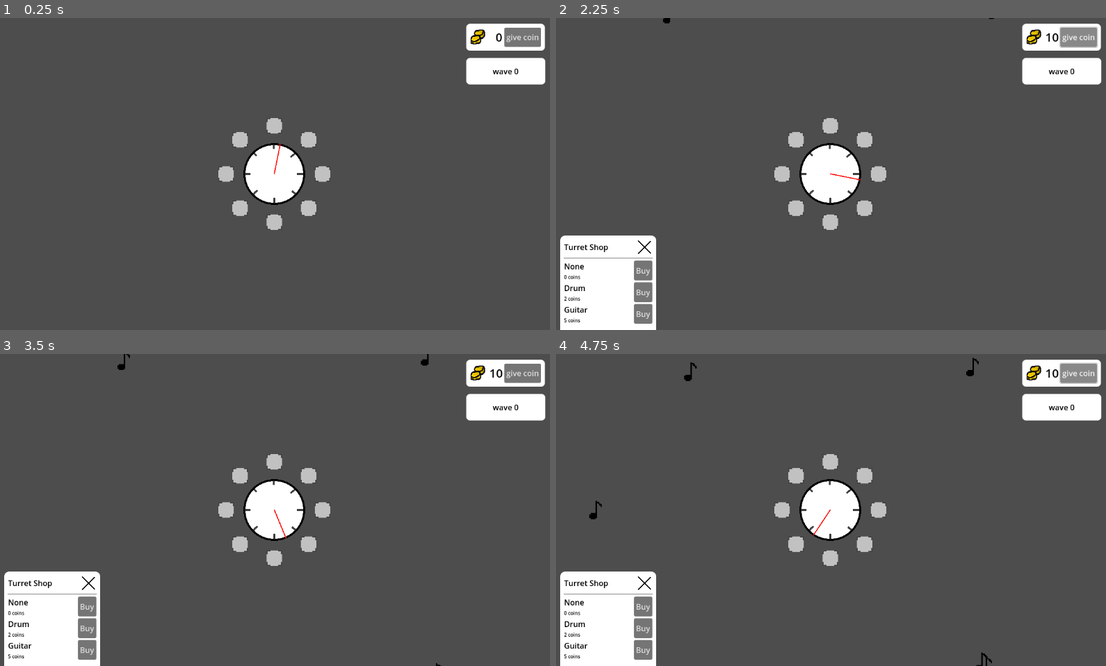
Above: before the commit, frames 1-4 (two rows, left to right).
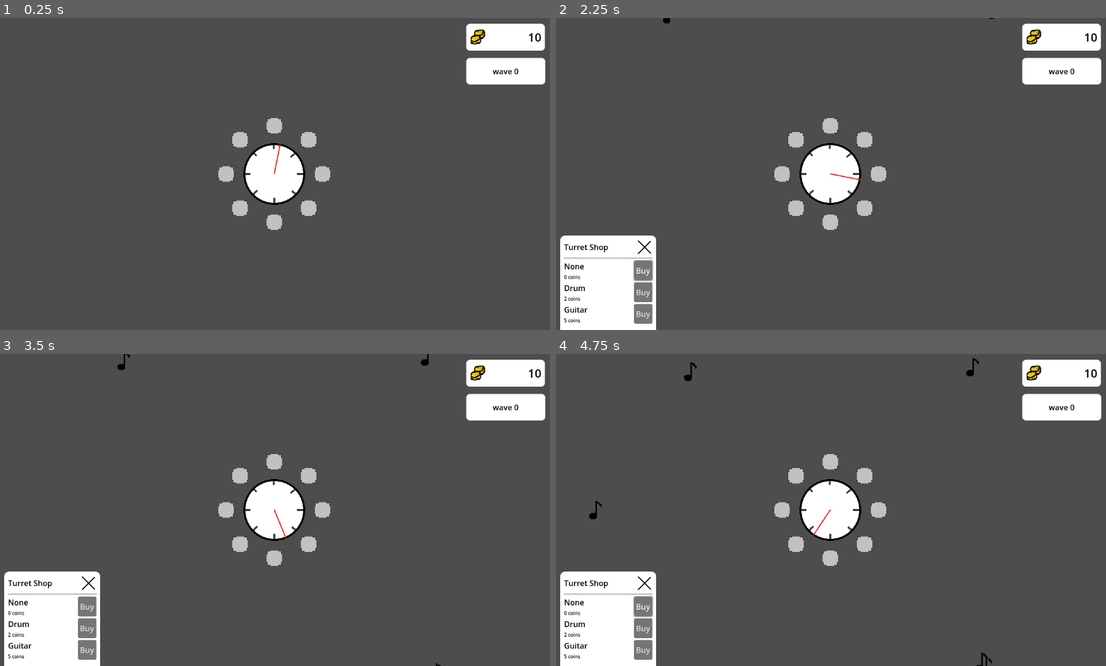
Above: after the commit, the same moments.

Repository: SeriousGuy888/MetronomeTowerDefenceGame
Game: Godot game, scene res://scenes/main.tscn
Two runs of this game, one before a commit and one after it. Both use one fixed random seed, a clock stepped at 60 frames per second and the inputs below.
Inputs (mouse positions are in pixels of both pictures, inside the frame that each line leads up to):
- Up to frame 1 (0.25 s): no input
- Up to frame 2 (2.25 s): click (880, 174) at 0.52 s; click "Buy" at 1.25 s; click (1078, 36) at 2 s, where only the run before the commit has a clickable "give coin"
- Up to frame 3 (3.5 s): click (324, 510) at 2.77 s
- Up to frame 4 (4.75 s): click "Buy" at 3.5 s; click (1078, 372) at 4.25 s, where only the run before the commit has a clickable "give coin"

The runs differ from the first frame. In frame 1, 0.4% of the frame differs, in the area x 90-99%, y 3-10%; in frame 2, 0.5%, in the area x 14-99%, y 2-85%; in frame 3, 0.4%; in frame 4, 0.5%.

Commit message:
fix balance display not updating at the start

Diff:
--- a/global_scripts/playthrough_manager.gd
+++ b/global_scripts/playthrough_manager.gd
@@ -10,6 +10,3 @@
 
 func _ready() -> void:
 	EventBus.request_add_coins.connect(func(amount): coins += amount)
-
-func _on_givecoinbutton_pressed() -> void:
-	coins += 1
--- a/scenes/main.gd
+++ b/scenes/main.gd
@@ -1,6 +1,4 @@
 extends Node2D
-
-@export var bullet_scene: PackedScene = preload("res://scenes/bullet.tscn")
 
 @onready var projectile_container: Node = $ProjectileContainer
 @onready var enemy_container: Node = $EnemyContainer
--- a/scenes/main.tscn
+++ b/scenes/main.tscn
@@ -41,10 +41,13 @@
 @onready var coin_amount_label: Label = %CoinAmount
 
 func _ready() -> void:
-	EventBus.coin_balance_updated.connect(func(new_balance):
-		if coin_amount_label:
-			coin_amount_label.text = str(new_balance)
-	)
+	update_balance(PlaythroughManager.coins)
+	EventBus.coin_balance_updated.connect(update_balance)
+
+func update_balance(new_balance: int):
+	if coin_amount_label:
+		coin_amount_label.text = str(new_balance)
+
 "
 
 [node name="MainScene" type="Node2D"]
@@ -114,6 +117,7 @@
 text = "0"
 
 [node name="givecoinbutton" type="Button" parent="UI/CoinHUD/HBoxContainer"]
+visible = false
 layout_mode = 2
 text = "give coin"
 
